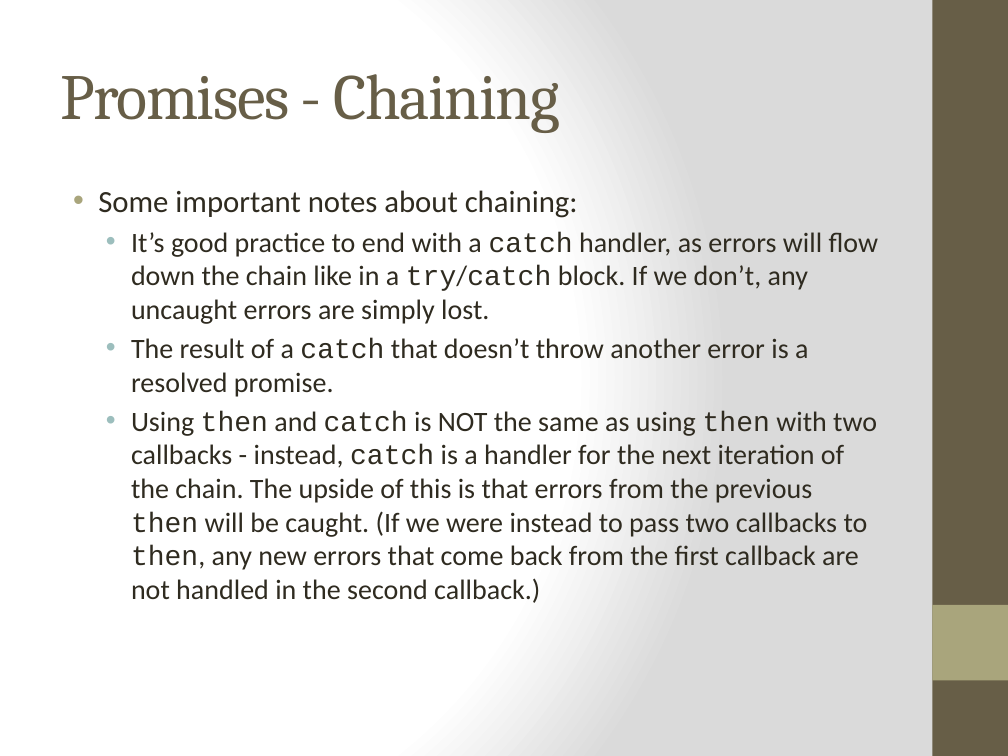
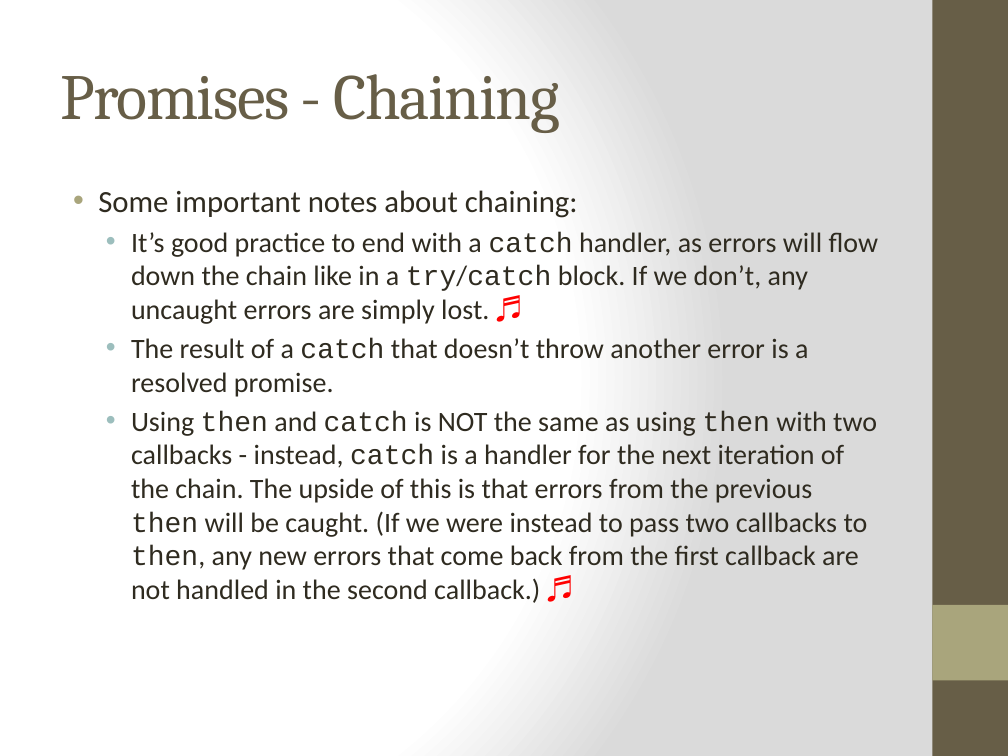
Before and after one commit to cheryly279/AsyncDiscussion, a slide deck: slide 18 of Async_Discussion_9_29_15.pptx. Drawn at 1008x756 pixels with LibreOffice and Linux fonts; fonts in the diff are those of the drawing. Boxes give left, top, right and bottom in pixels: in the first picture for what was removed or moved away, otherwise in the second. Text is boxed around its words. In the diff, an @@ line names an element or a change of style, - is before the commit and + after.

```diff
--- a/Async_Discussion_9_29_15.pptx
+++ b/Async_Discussion_9_29_15.pptx
@@ text at bbox=[131, 232, 879, 324]: text changed @@
-  • It’s good practice to end with a catch handler, as errors will flow down the chain like in a try/catch block. If we don’t, any uncaught errors are simply lost.
+  • It’s good practice to end with a catch handler, as errors will flow down the chain like in a try/catch block. If we don’t, any uncaught errors are simply lost. ♬
@@ text at bbox=[131, 411, 877, 603]: text changed @@
-  • Using then and catch is NOT the same as using then with two callbacks - instead, catch is a handler for the next iteration of the chain. The upside of this is that errors from the previous then will be caught. (If we were instead to pass two callbacks to then, any new errors that come back from the first callback are not handled in the second callback.)
+  • Using then and catch is NOT the same as using then with two callbacks - instead, catch is a handler for the next iteration of the chain. The upside of this is that errors from the previous then will be caught. (If we were instead to pass two callbacks to then, any new errors that come back from the first callback are not handled in the second callback.) ♬
```
Also in this commit, not shown: 16 other slides changed.
